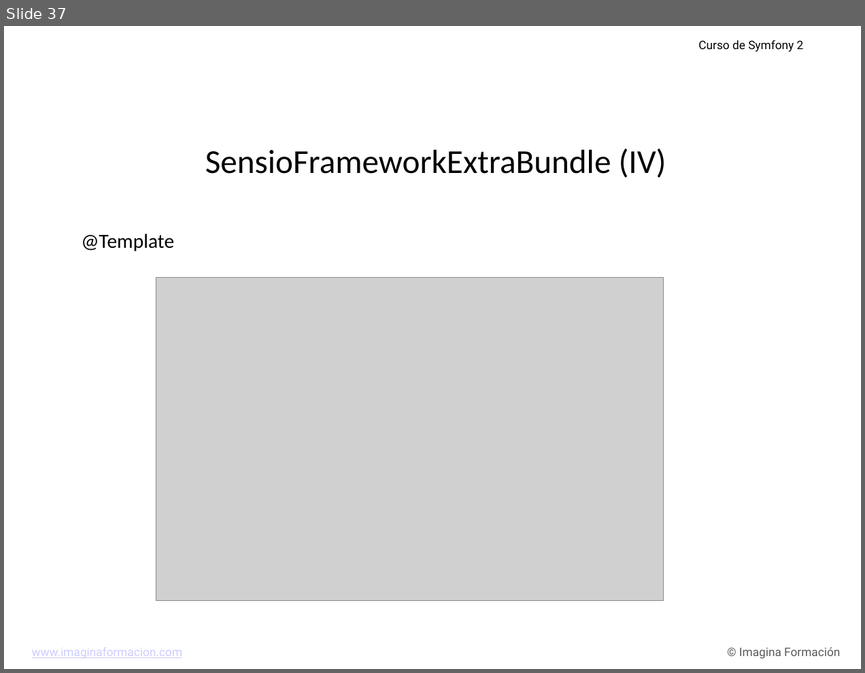
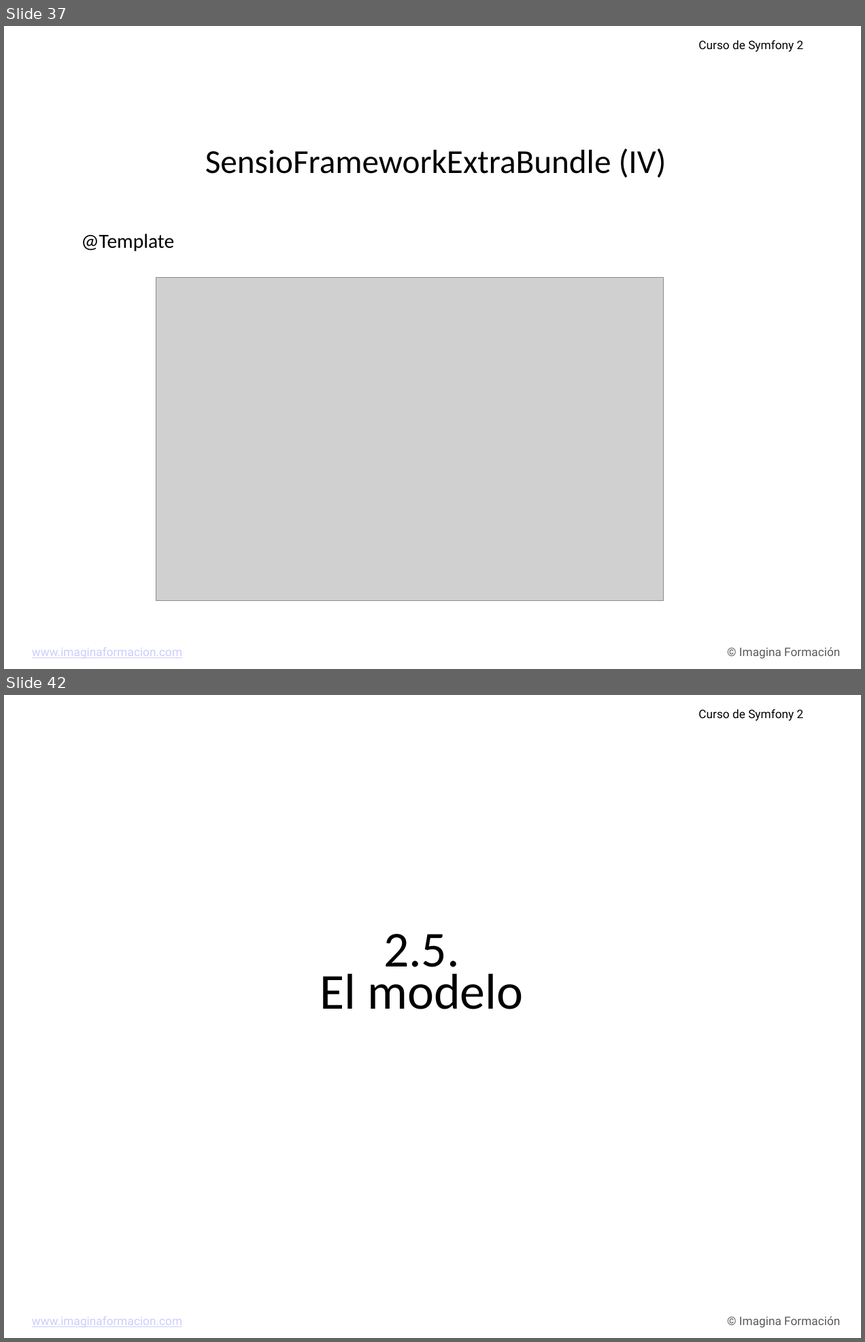
Before and after one commit to carlescliment/curso-symfony2, a slide deck: compiled/ppt/Tema 2.ppt. Shown one above the other, each under a label of ours: slide 37 before the commit, slides 37 and 42 after it; the slides between them are not shown. The pictures are 865x673 and 865x1342 pixels, drawn with LibreOffice and Linux fonts; fonts in the diff are those of the drawing; grey boxes stand for pictures; background and template pictures are left out. Boxes give left, top, right and bottom in pixels: in the first picture for what was removed or moved away, otherwise in the second. Text is boxed around its words. In the diff, an @@ line names an element or a change of style, - is before the commit and + after.

```diff
--- a/compiled/ppt/Tema 2.ppt
+++ b/compiled/ppt/Tema 2.ppt
@@ slide 42 added at bbox=[4, 695, 861, 1338], background picture (left out); not listed: 3 template elements that a slide beside it also shows @@
@@ text added at bbox=[320, 934, 523, 1009], 60 pt, text #000000 @@
+2.5.
+El modelo
```
Also in this commit, not shown: 1 slide changed, 5 other slides added, 52 slides removed, 1 other file.
